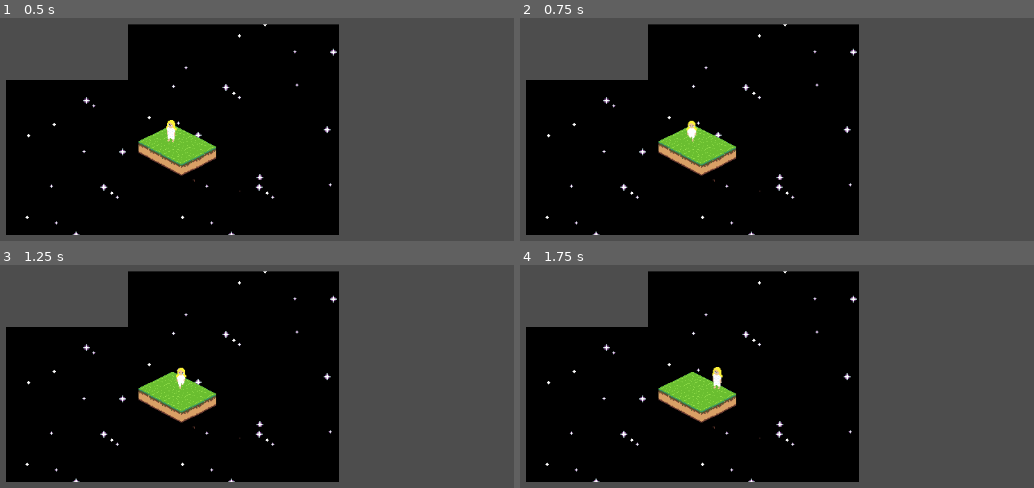
Above: before the commit, frames 1-4 (two rows, left to right).
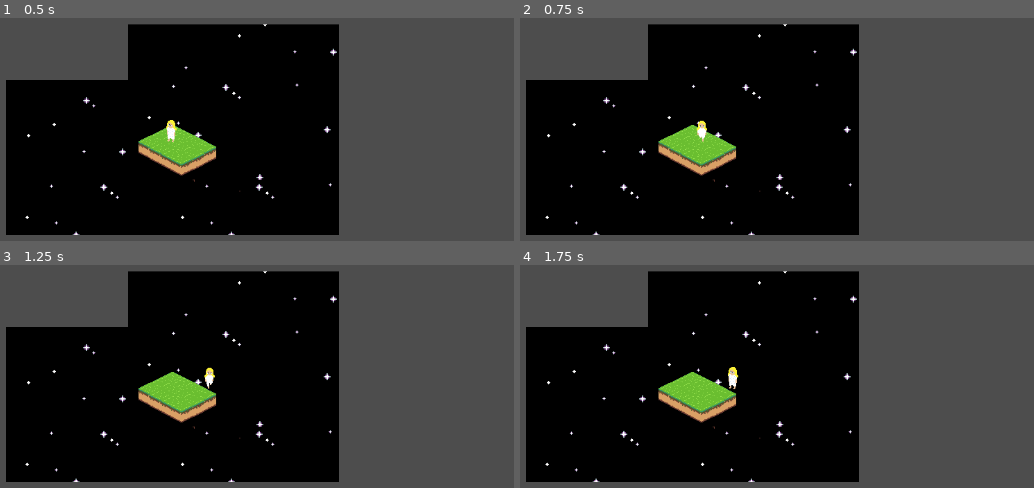
Above: after the commit, the same moments.

Repository: stuartwk/iso_walk
Game: Godot game, scene res://node_2d.tscn
The game is run twice, just before and just after one commit, with the same random seed, the same clock (stepped at 60 frames per second) and the same inputs.
Inputs:
- Up to frame 1 (0.5 s): no input
- Up to frame 2 (0.75 s): tap Enter at 0.5 s; hold Right (ui_right) from 0.53 s (still down)
- Up to frame 3 (1.25 s): keep holding Right (ui_right)
- Up to frame 4 (1.75 s): release Right (ui_right) at 1.28 s; hold Down (ui_down) from 1.28 s (still down)

Frame 1 is identical in both runs. In frame 2, 0.3% of the frame differs, in the area x 32-37%, y 45-56%; in frame 3, 0.3%; in frame 4, 0.3%, in the area x 37-43%, y 45-56%.

Commit message:
linear movement

Diff:
--- a/girl.tscn
+++ b/girl.tscn
@@ -11,15 +11,15 @@
 length = 2.0
 loop_mode = 1
 
+[sub_resource type="Animation" id="Animation_003j1"]
+resource_name = "walk_down"
+length = 6.0
+
 [sub_resource type="Animation" id="Animation_kbxxh"]
 resource_name = "walk_left"
 
 [sub_resource type="Animation" id="Animation_e0jak"]
 resource_name = "walk_right"
-
-[sub_resource type="Animation" id="Animation_003j1"]
-resource_name = "walk_down"
-length = 6.0
 
 [sub_resource type="Animation" id="Animation_10lr3"]
 resource_name = "walk_up"
--- a/scripts/Walk.gd
+++ b/scripts/Walk.gd
@@ -13,11 +13,13 @@
 	## we are watching for input actions here
 	if Input.is_action_pressed("ui_right"):
 		_animated_sprite.play('walk')
-		velocity.x += 1
+		velocity.x = 1
 	elif Input.is_action_pressed("ui_left"):
 		_animated_sprite.play('walk')
-		velocity.x -= 1
+		velocity.x = -1
 	else:
+		velocity.x = 0
 		_animated_sprite.play('idle')
 
+	velocity = velocity.normalized() * speed
 	move_and_slide()
Not shown: 1 places in girl.tscn that only renumber resources
